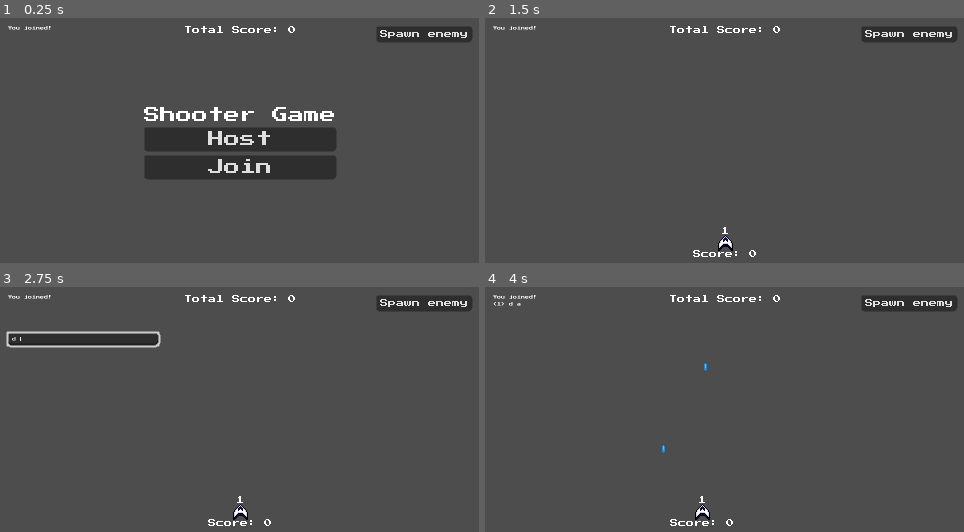
Above: before the commit, frames 1-4 (two rows, left to right).
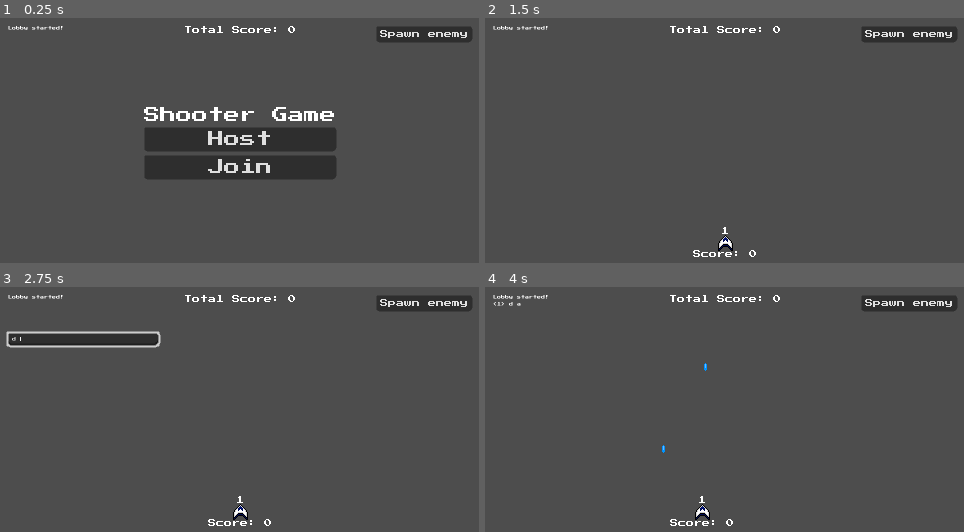
Above: after the commit, the same moments.

Repository: Intedai/MultiplayerShooter
Game: Godot game, scene res://game.tscn
Same seed, same stepped clock (60 frames per second), same inputs: the game is played once before the commit and once after it.
Inputs:
- Up to frame 1 (0.25 s): no input
- Up to frame 2 (1.5 s): click "Spawn enemy" at 0.5 s; click "Host" at 1.25 s
- Up to frame 3 (2.75 s): tap Enter (chat) at 2 s; hold D (move_right) from 2.03 s (still down); tap Space (shoot) at 2.1 s
- Up to frame 4 (4 s): tap Space (shoot) at 2.75, 3.05, 3.6 s; release D (move_right) at 2.78 s; hold A (move_left) 2.78-3.53 s; tap Enter (chat) at 2.85 s; hold D (move_right) from 3.53 s (still down)

The runs differ from the first frame. In frame 1, 0.1% of the frame differs, in the area x 1-14%, y 3-5%; in frame 2, 0.1%; in frame 3, 0.1%; in frame 4, 0.1%.

Commit message:
Change enemy to Area2D so it won't collide, add random spawn point for the enemies, add movement and a destroy func, enemy despawns if reaches the bottom, changed window mode to windowed

Diff:
--- a/Bullet/bullet.gd
+++ b/Bullet/bullet.gd
@@ -14,10 +14,10 @@
 func _on_visible_on_screen_notifier_2d_screen_exited() -> void:
 	destroy()
 
-func _on_body_entered(body: Node2D) -> void:
-	if !is_multiplayer_authority() or body is not Enemy:
+func _on_area_entered(area: Area2D) -> void:
+	if !is_multiplayer_authority() or area is not Enemy:
 		return
-	var enemy = body as Enemy
+	var enemy = area as Enemy
 
 	enemy.take_damage.rpc_id(1, damage, shooter)
 
--- a/Bullet/bullet.tscn
+++ b/Bullet/bullet.tscn
@@ -20,5 +20,5 @@
 [node name="VisibleOnScreenNotifier2D" type="VisibleOnScreenNotifier2D" parent="." unique_id=990529604]
 rect = Rect2(-1.5, -2.5, 3, 5)
 
-[connection signal="body_entered" from="." to="." method="_on_body_entered"]
+[connection signal="area_entered" from="." to="." method="_on_area_entered"]
 [connection signal="screen_exited" from="VisibleOnScreenNotifier2D" to="." method="_on_visible_on_screen_notifier_2d_screen_exited"]
--- a/Chat/chat.tscn
+++ b/Chat/chat.tscn
@@ -38,7 +38,7 @@
 layout_mode = 2
 size_flags_vertical = 1
 theme_override_font_sizes/font_size = 4
-text = "You joined!"
+text = "Lobby started!"
 autowrap_mode = 3
 
 [node name="LineEdit" type="LineEdit" parent="HBoxContainer/VBoxContainer" unique_id=1129303426]
--- a/Enemies/Enemy.tscn
+++ b/Enemies/Enemy.tscn
@@ -8,7 +8,7 @@
 properties/0/spawn = true
 properties/0/replication_mode = 1
 
-[node name="Enemy" type="CharacterBody2D" unique_id=2048394840]
+[node name="Enemy" type="Area2D" unique_id=984379188]
 script = ExtResource("1_4isyn")
 health = 2
 score = 10
@@ -22,3 +22,8 @@
 
 [node name="MultiplayerSynchronizer" type="MultiplayerSynchronizer" parent="." unique_id=1545558509]
 replication_config = SubResource("SceneReplicationConfig_4isyn")
+
+[node name="VisibleOnScreenNotifier2D" type="VisibleOnScreenNotifier2D" parent="." unique_id=1686402574]
+rect = Rect2(-6, -7, 13, 15)
+
+[connection signal="screen_exited" from="VisibleOnScreenNotifier2D" to="." method="_on_visible_on_screen_notifier_2d_screen_exited"]
--- a/Enemies/enemy.gd
+++ b/Enemies/enemy.gd
@@ -1,4 +1,4 @@
-extends CharacterBody2D
+extends Area2D
 class_name Enemy
 
 signal died(enemy: Enemy)
@@ -6,6 +6,11 @@
 @export var health: int
 @export var score: int
 @export var speed: int
+
+func _physics_process(delta: float) -> void:
+	if !is_multiplayer_authority():
+		return
+	position.y += speed * delta
 
 @rpc("any_peer", "call_local", "reliable")
 func take_damage(damage: int, shooter: Player) -> void:
@@ -17,4 +22,12 @@
 	# TODO: Add Despawn animation
 	shooter.add_score.rpc(score)
 	died.emit(self)
+	destroy()
+
+func destroy():
+	if !is_multiplayer_authority():
+		return
 	queue_free()
+
+func _on_visible_on_screen_notifier_2d_screen_exited() -> void:
+	destroy()
--- a/Player/player.tscn
+++ b/Player/player.tscn
@@ -9,7 +9,7 @@
 properties/0/spawn = true
 properties/0/replication_mode = 1
 
-[node name="Player" type="CharacterBody2D" unique_id=85773507 groups=["players"]]
+[node name="Player" type="CharacterBody2D" unique_id=256262268 groups=["players"]]
 z_index = 1
 collision_layer = 2
 script = ExtResource("1_onrkg")
--- a/enemy_spawner.gd
+++ b/enemy_spawner.gd
@@ -2,6 +2,9 @@
 
 @onready var game: Node = $".."
 @onready var spawn_player_button: Button = $"../UI/MarginContainer/SpawnPlayerButton"
+
+const spawn_x_range = [-226, 226]
+const spawn_y = -137
 
 const ENEMY = preload("res://Enemies/Enemy.tscn")
 
@@ -12,6 +15,8 @@
 
 func spawn_enemy(_data) -> Enemy:
 	var enemy: Enemy = ENEMY.instantiate()
+	enemy.position.x = randi_range(spawn_x_range[0], spawn_x_range[1])
+	enemy.position.y = spawn_y
 	enemy.died.connect(on_enemy_death)
 	return enemy
 
--- a/project.godot
+++ b/project.godot
@@ -19,7 +19,6 @@
 
 window/size/viewport_width=480
 window/size/viewport_height=270
-window/size/mode=3
 window/stretch/mode="canvas_items"
 
 [file_customization]
